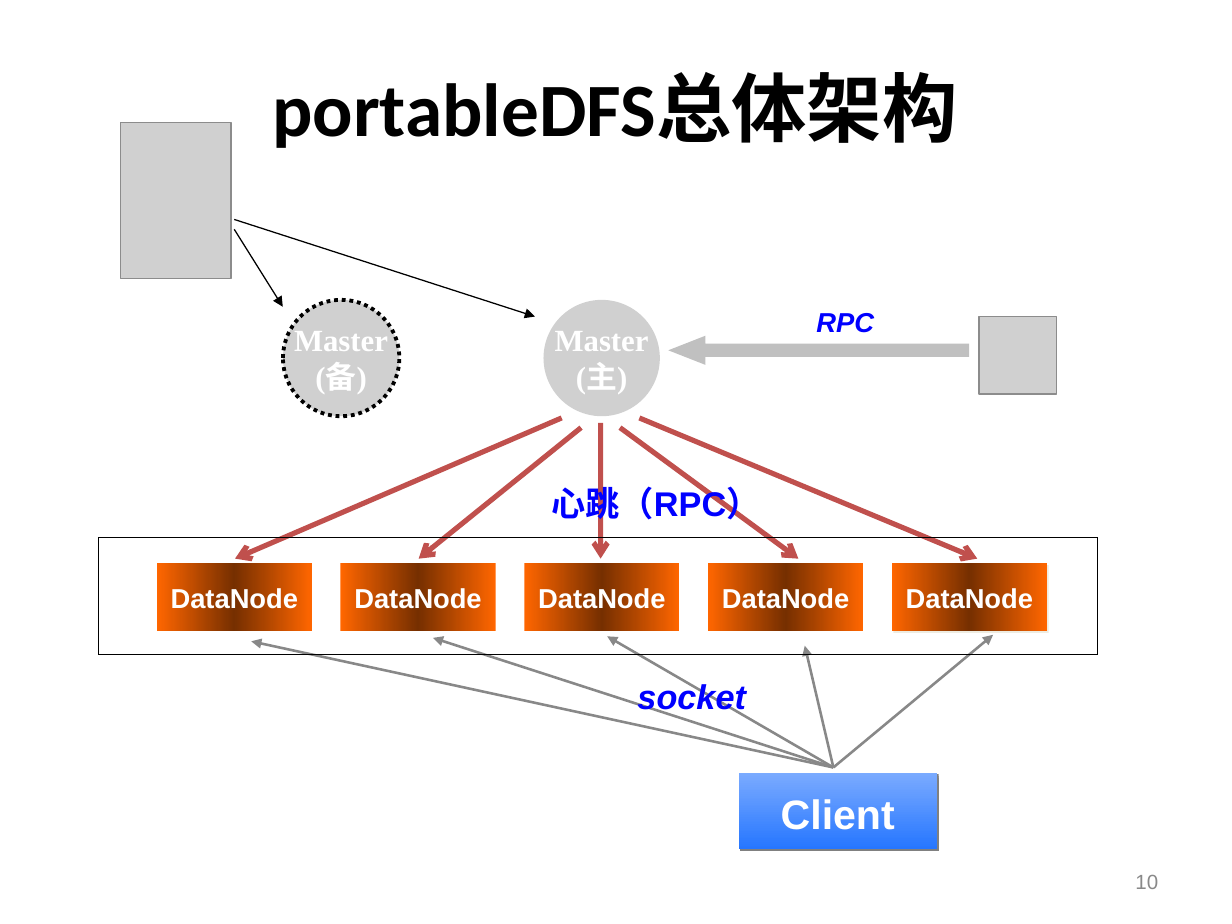
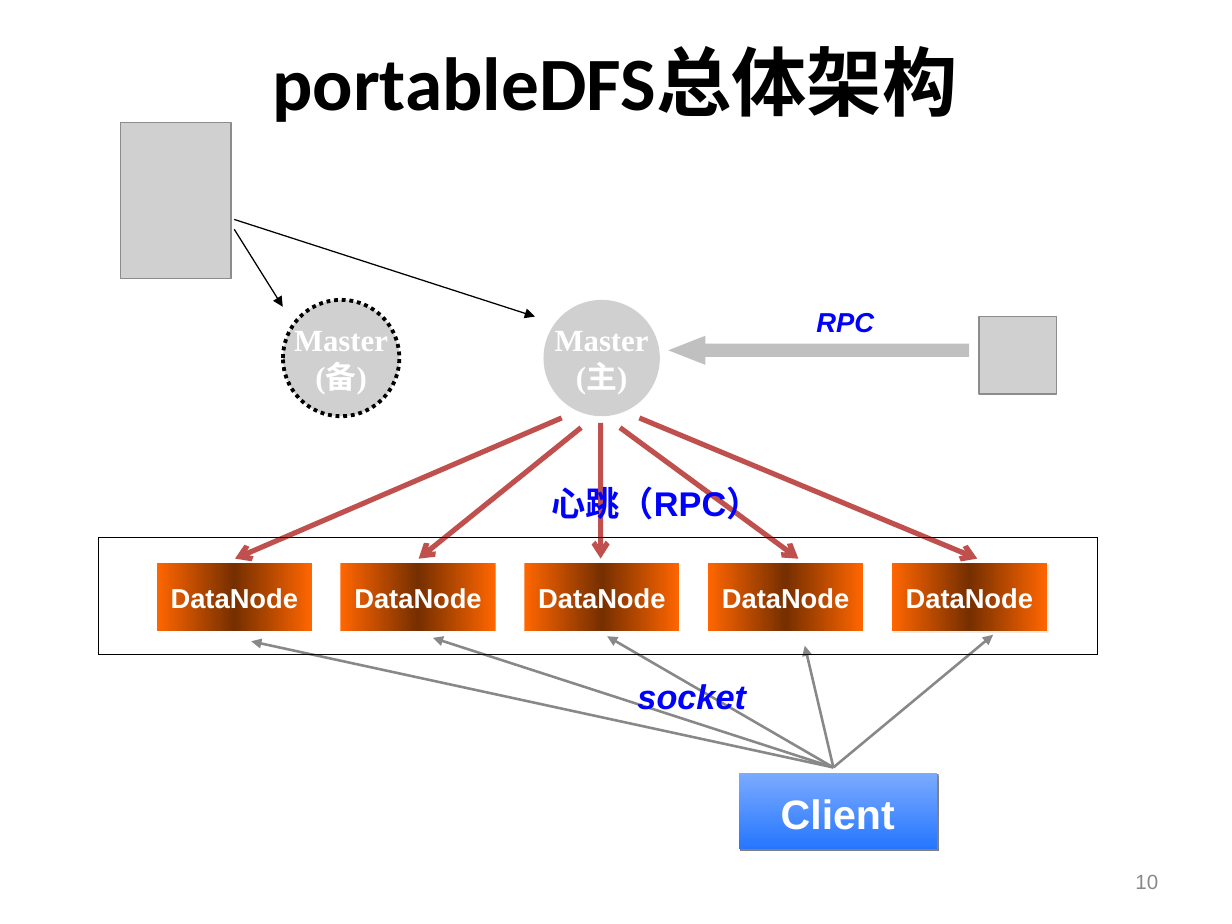
Before and after one commit to machicao2013/mooon, a slide deck: slide 10 of applications/lightfs/doc/portableDFS-便携式分布式文件系统.ppt. Drawn at 1232x924 pixels with LibreOffice and Linux fonts; fonts in the diff are those of the drawing; grey boxes stand for pictures; background and template pictures are left out. Boxes give left, top, right and bottom in pixels: in the first picture for what was removed or moved away, otherwise in the second. Text is boxed around its words. In the diff, an @@ line names an element or a change of style, - is before the commit and + after.

```diff
--- a/applications/lightfs/doc/portableDFS-便携式分布式文件系统.ppt
+++ b/applications/lightfs/doc/portableDFS-便携式分布式文件系统.ppt
@@ text "portableDFS总体架构" moved from (x1=272, y1=74, x2=957, y2=148) to (x1=272, y1=48, x2=957, y2=122) @@
```
Also in this commit, not shown: 8 other slides changed, 6 slides added, 2 slides removed.
